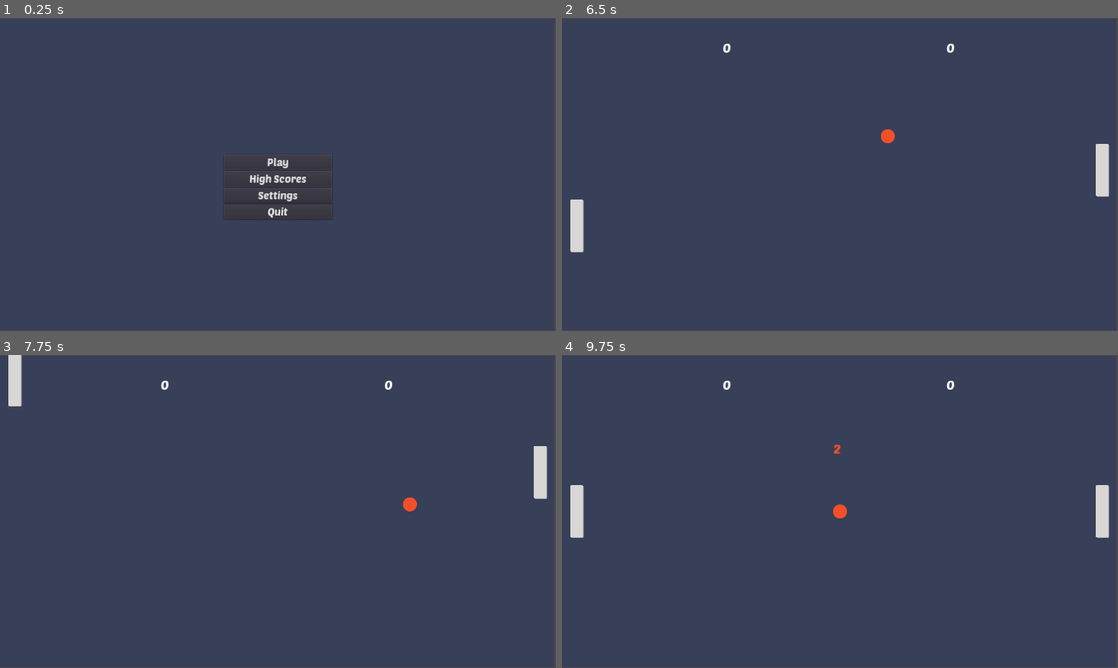
Above: before the commit, frames 1-4 (two rows, left to right).
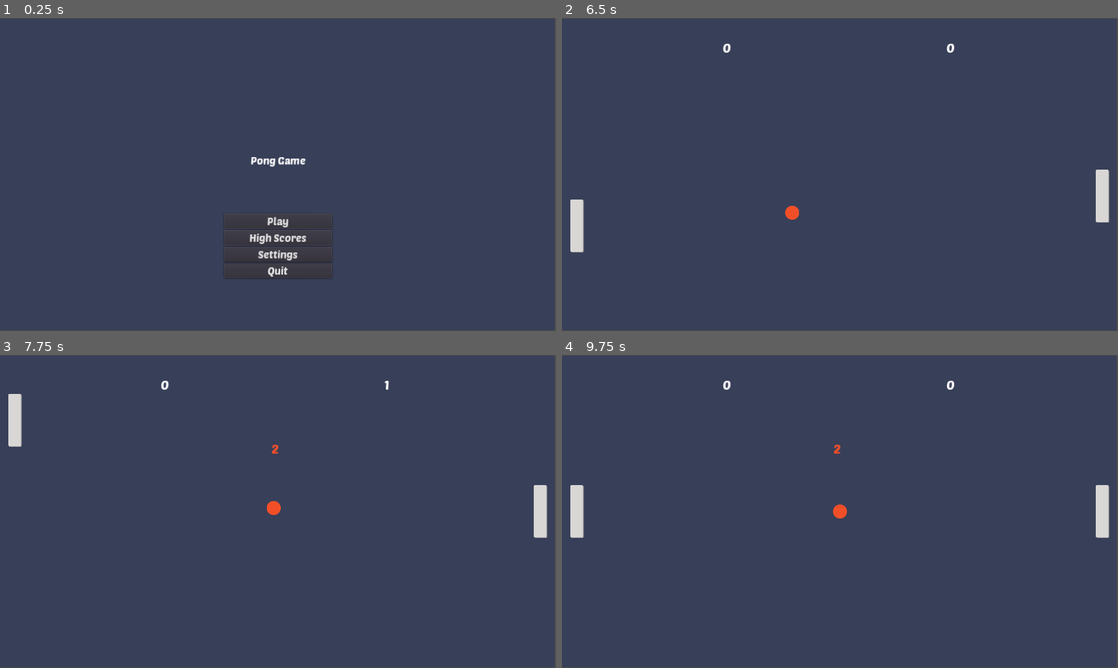
Above: after the commit, the same moments.

Repository: youssefx991/Pong-Godot
Game: Godot game, scene res://MainMenu/MainMenu.tscn
The game is run twice, just before and just after one commit, with the same random seed, the same clock (stepped at 60 frames per second) and the same inputs.
Inputs (mouse positions are in pixels of both pictures, inside the frame that each line leads up to):
- Up to frame 1 (0.25 s): no input
- Up to frame 2 (6.5 s): click "High Scores" at 0.5 s; click (845, 108) at 1.25 s, where only the run after the commit has a clickable "Back"; click "Settings" at 2 s; click "Hard" at 2.75 s; click "Back" at 3.5 s; click "Play" at 4.25 s; tap Enter at 5 s; hold Up (ui_up) 5.03-5.78 s; hold Down (ui_down) from 5.78 s (still down)
- Up to frame 3 (7.75 s): release Down (ui_down) at 6.53 s; hold Up (ui_up) from 6.53 s (still down)
- Up to frame 4 (9.75 s): release Up (ui_up) at 8.03 s; hold Down (ui_down) 8.03-8.75 s; tap Escape (ui_cancel) at 8.65 s; click "Main Menu" at 8.75 s; click "Play" at 9.5 s

The runs differ from the first frame. In frame 1, 2.6% of the frame differs, in the area x 40-60%, y 44-84%; in frame 2, 0.6%; in frame 3, 1.5%; in frame 4, nothing differs.

Commit message:
Added dificulty menu

Diff:
--- a/Ball/Ball.gd
+++ b/Ball/Ball.gd
@@ -3,21 +3,40 @@
 var speed = 600
 var velocity = Vector2.ZERO
 
+
 func _ready():
 	randomize()
-	velocity.x = [-1, 1][randi() % 2]
+
+	if (Singelton.difficulty == "Easy"):
+		velocity.x = 1
+	else:
+		velocity.x = [-1, 1][randi() % 2]
+
 	velocity.y = [-0.8, 0.8][randi() % 2]
 
 func _physics_process(delta):
 	var collision_info = move_and_collide(velocity * speed * delta)
+
 	if collision_info:
 		velocity = velocity.bounce(collision_info.normal)
 		$CollisionSound.play()
 
 func stop_ball():
+	if (Singelton.difficulty == "Easy"):
+		velocity.x = 1
+	else:
+		velocity.x = [-1, 1][randi() % 2]
+
+	velocity.y = [-0.8, 0.8][randi() % 2]
+
 	speed = 0
 
 func restart_ball():
+	if (Singelton.difficulty == "Easy"):
+		velocity.x = 1
+	else:
+		velocity.x = [-1, 1][randi() % 2]
+
 	speed = 600
 	velocity.x = [-1, 1][randi() % 2]
 	velocity.y = [-0.8, 0.8][randi() % 2]
--- /dev/null
+++ b/HighScoresMenu/HighScoresMenu.gd
@@ -0,0 +1,9 @@
+extends Control
+
+func _physics_process(delta):
+	$MarginContainer/VBoxContainer/Label.text = Scores.text
+
+
+func _on_Back_pressed():
+	var out = get_tree().change_scene("res://MainMenu/MainMenu.tscn")
+	print(out)
--- /dev/null
+++ b/HighScoresMenu/HighScoresMenu.tscn
@@ -0,0 +1,52 @@
+[gd_scene load_steps=4 format=2]
+
+[ext_resource path="res://PoetsenOne-Regular.ttf" type="DynamicFontData" id=1]
+[ext_resource path="res://HighScoresMenu/HighScoresMenu.gd" type="Script" id=2]
+
+[sub_resource type="DynamicFont" id=3]
+size = 30
+use_filter = true
+font_data = ExtResource( 1 )
+
+[node name="HighScoresMenu" type="Control"]
+anchor_left = 0.5
+anchor_right = 0.5
+margin_left = -20.0
+margin_right = 20.0
+margin_bottom = 40.0
+script = ExtResource( 2 )
+
+[node name="ColorRect" type="ColorRect" parent="."]
+margin_left = -618.0
+margin_right = 659.0
+margin_bottom = 717.0
+color = Color( 0.223529, 0.25098, 0.34902, 1 )
+
+[node name="MarginContainer" type="CenterContainer" parent="."]
+anchor_left = 0.5
+anchor_top = 0.5
+anchor_right = 0.5
+anchor_bottom = 0.5
+margin_left = -20.0
+margin_top = -20.0
+margin_right = 20.0
+margin_bottom = 20.0
+
+[node name="VBoxContainer" type="VBoxContainer" parent="MarginContainer"]
+margin_right = 78.0
+margin_bottom = 228.0
+custom_constants/separation = 150
+
+[node name="Label" type="Label" parent="MarginContainer/VBoxContainer"]
+margin_right = 78.0
+margin_bottom = 36.0
+custom_fonts/font = SubResource( 3 )
+
+[node name="Back" type="Button" parent="MarginContainer/VBoxContainer"]
+margin_top = 186.0
+margin_right = 78.0
+margin_bottom = 228.0
+custom_fonts/font = SubResource( 3 )
+text = "Back"
+
+[connection signal="pressed" from="MarginContainer/VBoxContainer/Back" to="." method="_on_Back_pressed"]
--- a/Level/Level.gd
+++ b/Level/Level.gd
@@ -8,6 +8,7 @@
 
 func _process(delta):
 	$PlayerScore.text = str(PlayerScore)
+	Scores.player_score = PlayerScore
 	$OpponentScore.text = str(OpponentScore)
 	$Countdown.text = str(int($Timer.time_left) + 1)
 
--- a/MainMenu/MainMenu.gd
+++ b/MainMenu/MainMenu.gd
@@ -23,7 +23,7 @@
 	get_tree().change_scene("res://SettingsMenu/SettingsMenu.tscn")
 
 func _on_Highscores_pressed():
-	print("Score")
+	get_tree().change_scene("res://SettingsMenu/SettingsMenu.tscn")
 
 func _on_Quit_pressed():
 	get_tree().quit()
--- a/MainMenu/MainMenu.tscn
+++ b/MainMenu/MainMenu.tscn
@@ -22,15 +22,14 @@
 
 
 func _on_Play_pressed():
-	var out = get_tree().change_scene(\"res://Level/Level.tscn\")
-	print(out)
+	get_tree().change_scene(\"res://Level/Level.tscn\")
 
 func _on_Settings_pressed():
-	var out = get_tree().change_scene(\"res://SettingsMenu/SettingsMenu.tscn\")
-	print (out)
+	get_tree().change_scene(\"res://SettingsMenu/SettingsMenu.tscn\")
 
 func _on_Highscores_pressed():
-	print(\"Score\")
+	Scores.displayScores()
+	get_tree().change_scene(\"res://HighScoresMenu/HighScoresMenu.tscn\")
 
 func _on_Quit_pressed():
 	get_tree().quit()
@@ -69,32 +68,46 @@
 
 [node name="VBoxContainer" type="VBoxContainer" parent="MarginContainer"]
 margin_right = 250.0
-margin_bottom = 156.0
+margin_bottom = 294.0
+
+[node name="Label" type="Label" parent="MarginContainer/VBoxContainer"]
+margin_right = 250.0
+margin_bottom = 30.0
+custom_fonts/font = SubResource( 3 )
+text = "Pong Game"
+align = 1
+
+[node name="Control" type="Control" parent="MarginContainer/VBoxContainer"]
+margin_top = 34.0
+margin_right = 250.0
+margin_bottom = 134.0
+rect_min_size = Vector2( 0, 100 )
 
 [node name="Play" type="Button" parent="MarginContainer/VBoxContainer"]
+margin_top = 138.0
 margin_right = 250.0
-margin_bottom = 36.0
+margin_bottom = 174.0
 custom_fonts/font = SubResource( 3 )
 text = "Play"
 
 [node name="Highscores" type="Button" parent="MarginContainer/VBoxContainer"]
-margin_top = 40.0
+margin_top = 178.0
 margin_right = 250.0
-margin_bottom = 76.0
+margin_bottom = 214.0
 custom_fonts/font = SubResource( 3 )
 text = "High Scores"
 
 [node name="Settings" type="Button" parent="MarginContainer/VBoxContainer"]
-margin_top = 80.0
+margin_top = 218.0
 margin_right = 250.0
-margin_bottom = 116.0
+margin_bottom = 254.0
 custom_fonts/font = SubResource( 3 )
 text = "Settings"
 
 [node name="Quit" type="Button" parent="MarginContainer/VBoxContainer"]
-margin_top = 120.0
+margin_top = 258.0
 margin_right = 250.0
-margin_bottom = 156.0
+margin_bottom = 294.0
 custom_fonts/font = SubResource( 3 )
 text = "Quit"
 
--- a/Opponent/Opponent.gd
+++ b/Opponent/Opponent.gd
@@ -3,11 +3,12 @@
 var speed = 600
 var ball
 var distance
+
 func _ready():
-	distance = 75
 	ball = get_parent().find_node('Ball')
 
 func _physics_process(delta):
+	distance = Singelton.value
 	move_and_slide(Vector2(0, ball_direction()) * speed)
 
 func ball_direction():
--- a/PauseMenu/PauseMenu.gd
+++ b/PauseMenu/PauseMenu.gd
@@ -15,11 +15,18 @@
 	self.is_paused = false
 
 
+
 func _on_Quit_pressed():
 	get_tree().quit()
 
 
 func _on_Main_pressed():
 	self.is_paused = false
+	Scores.addScore(Scores.player_score)
 	var out = get_tree().change_scene("res://MainMenu/MainMenu.tscn")
 	print(out)
+
+
+func _on_Settings_pressed():
+	var out = get_tree().change_scene("res://SettingsMenu/SettingsMenu.tscn")
+	print(out)
--- a/PauseMenu/PauseMenu.tscn
+++ b/PauseMenu/PauseMenu.tscn
@@ -31,7 +31,7 @@
 
 [node name="VBoxContainer" type="VBoxContainer" parent="CenterContainer"]
 margin_right = 207.0
-margin_bottom = 222.0
+margin_bottom = 274.0
 custom_constants/separation = 10
 alignment = 1
 
@@ -56,20 +56,29 @@
 custom_fonts/font = SubResource( 3 )
 text = "Resume Game"
 
-[node name="Main" type="Button" parent="CenterContainer/VBoxContainer"]
+[node name="Settings" type="Button" parent="CenterContainer/VBoxContainer"]
 margin_top = 128.0
 margin_right = 207.0
 margin_bottom = 170.0
 custom_fonts/font = SubResource( 3 )
-text = "Main Menu"
+text = "Settings"
 
-[node name="Quit" type="Button" parent="CenterContainer/VBoxContainer"]
+[node name="Main" type="Button" parent="CenterContainer/VBoxContainer"]
 margin_top = 180.0
 margin_right = 207.0
 margin_bottom = 222.0
 custom_fonts/font = SubResource( 3 )
+text = "Main Menu"
+
+[node name="Quit" type="Button" parent="CenterContainer/VBoxContainer"]
+margin_top = 232.0
+margin_right = 207.0
+margin_bottom = 274.0
+custom_fonts/font = SubResource( 3 )
 text = "Quit"
 
 [connection signal="pressed" from="CenterContainer/VBoxContainer/Resume" to="." method="_on_Resume_pressed"]
+[connection signal="pressed" from="CenterContainer/VBoxContainer/Settings" to="." method="_on_Settings_pressed"]
+[connection signal="pressed" from="CenterContainer/VBoxContainer/Settings" to="." method="_on_Resume_pressed"]
 [connection signal="pressed" from="CenterContainer/VBoxContainer/Main" to="." method="_on_Main_pressed"]
 [connection signal="pressed" from="CenterContainer/VBoxContainer/Quit" to="." method="_on_Quit_pressed"]
--- /dev/null
+++ b/Scores/Scores.gd
@@ -0,0 +1,25 @@
+extends Node2D
+
+# Create an array to store scores
+var highScores = []
+
+var player_score
+var text = " "
+# Function to add a score to the array and maintain sorting order
+func addScore(score):
+	# Check if the score is not already in the array
+	if highScores.find(score) == -1:
+		# Add the score to the array
+		highScores.append(score)
+		# Sort the array in reverse order
+		highScores.sort_custom(self, "_sortScores")
+
+# Custom sorting function to sort in reverse order
+func _sortScores(a, b):
+	return b - a
+
+# Display the high scores
+func displayScores():
+	for i in range(highScores.size()):
+		print("Score ", i + 1, ": ", highScores[i])
+		text += "Score " + str(i + 1) + ": " + str(highScores[i]) + "\n"
--- /dev/null
+++ b/Scores/Scores.tscn
@@ -0,0 +1,6 @@
+[gd_scene load_steps=2 format=2]
+
+[ext_resource path="res://Scores/Scores.gd" type="Script" id=1]
+
+[node name="Scores" type="Node2D"]
+script = ExtResource( 1 )
--- a/SettingsMenu/SettingsMenu.gd
+++ b/SettingsMenu/SettingsMenu.gd
@@ -1,20 +1,7 @@
 extends Control
 
-
-# Declare member variables here. Examples:
-# var a = 2
-# var b = "text"
-
-
-# Called when the node enters the scene tree for the first time.
-func _ready():
-	pass # Replace with function body.
-
-
-# Called every frame. 'delta' is the elapsed time since the previous frame.
-#func _process(delta):
-#	pass
-
+var is_easy = false
+var is_hard = false
 
 func _on_Back_pressed():
 	var out = get_tree().change_scene("res://MainMenu/MainMenu.tscn")
@@ -22,4 +9,10 @@
 
 
 func _on_EasyBox_toggled(button_pressed):
-	pass # Replace with function body.
+	Singelton.value = 150
+	Singelton.difficulty = "Easy"
+
+
+func _on_HardBox_toggled(button_pressed):
+	Singelton.value = 30
+	Singelton.difficulty = "Hard"
--- a/SettingsMenu/SettingsMenu.tscn
+++ b/SettingsMenu/SettingsMenu.tscn
@@ -86,4 +86,5 @@
 text = "Back"
 
 [connection signal="toggled" from="MarginContainer/SettingsContainer/DifficultyContainer/EasyBox" to="." method="_on_EasyBox_toggled"]
+[connection signal="toggled" from="MarginContainer/SettingsContainer/DifficultyContainer/HardBox" to="." method="_on_HardBox_toggled"]
 [connection signal="pressed" from="MarginContainer/SettingsContainer/Back" to="." method="_on_Back_pressed"]
--- /dev/null
+++ b/Singelton.gd
@@ -0,0 +1,7 @@
+extends Node2D
+var value
+var difficulty
+
+func _ready():
+	value = 150
+	difficulty = "Easy"
--- /dev/null
+++ b/Singelton.tscn
@@ -0,0 +1,6 @@
+[gd_scene load_steps=2 format=2]
+
+[ext_resource path="res://Singelton.gd" type="Script" id=1]
+
+[node name="Singelton" type="Node2D"]
+script = ExtResource( 1 )
--- a/project.godot
+++ b/project.godot
@@ -12,6 +12,11 @@
 
 config/name="Pong"
 run/main_scene="res://MainMenu/MainMenu.tscn"
+
+[autoload]
+
+Singelton="*res://Singelton.gd"
+Scores="*res://Scores/Scores.tscn"
 
 [display]
 
